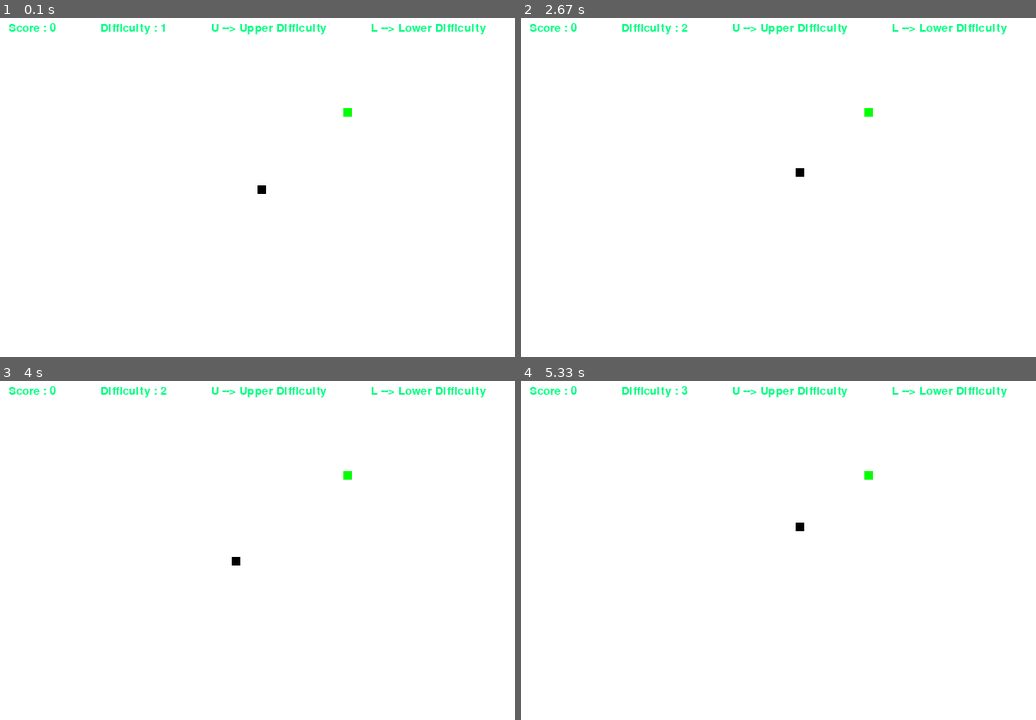
Above: before the commit, frames 1-4 (two rows, left to right).
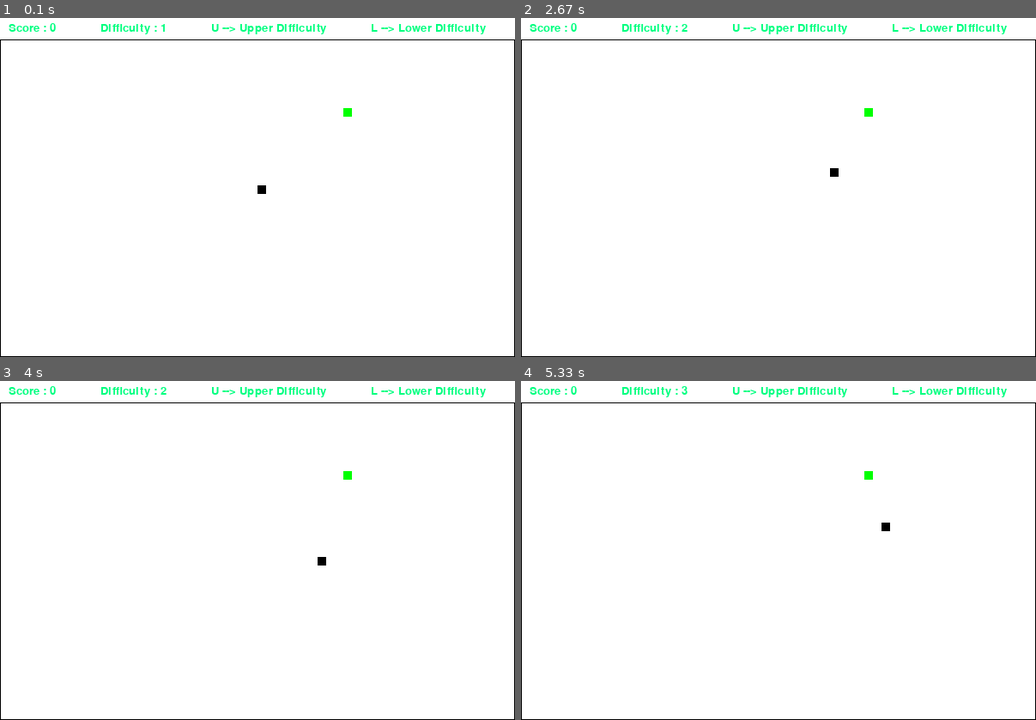
Above: after the commit, the same moments.

Repository: AldrinSaurovSarker/PyGame
Game: pygame game, started from Snake.py
The game is run twice, just before and just after one commit, with the same random seed, the same clock (stepped at 60 frames per second) and the same inputs.
Inputs:
- Up to frame 1 (0.1 s): no input
- Up to frame 2 (2.67 s): hold Right 0.33-0.8 s; hold Up 0.83-1.33 s; hold Right 1.37-2.1 s; hold Left from 2.13 s (still down); tap U at 2.28 s
- Up to frame 3 (4 s): release Left at 2.98 s; hold Down 3.02-3.58 s; hold Left from 3.62 s (still down)
- Up to frame 4 (5.33 s): release Left at 4.12 s; hold Up 4.15-4.62 s; tap U at 4.3 s; hold Right 4.65-5.28 s; hold Down from 5.32 s (still down)

The runs differ from the first frame. In frame 1, 0.8% of the frame differs, in the area x 0-100%, y 6-100%; in frame 2, 0.9%; in frame 3, 0.9%; in frame 4, 0.9%.

Commit message:
Update Snake.py

Diff:
--- a/Snake.py
+++ b/Snake.py
@@ -1,15 +1,23 @@
+# Needs to work on
+# 1. High Score Management
+# 2. Maze/Game Area of different shape
+# 3. Special Food disappearance
+
 import pygame
 import random
 
 pygame.init()
 
+# RGB Color codes used to color objects
 black = (0, 0, 0)
 white = (255, 255, 255)
 red = (255, 0, 0)
 green = (0, 255, 0)
+blue = (0, 0, 255)
 cyan = (0, 255, 127)
 orange = (255, 69, 0)
 
+# Setting Display Screen
 display_height, display_width = 400, 600
 win = pygame.display.set_mode((display_width, display_height))
 pygame.display.set_caption('Anaconda')
@@ -17,6 +25,7 @@
 pygame.display.update()
 
 
+# Display message on the screen
 def message(msg, color=black, font_style=None, font_size=30, position=(10, 10)):
     font = pygame.font.SysFont(font_style, font_size)
     m = font.render(msg, True, color)
@@ -24,30 +33,43 @@
 
 
 def GameLoop():
+    upper_border_height = 30
     run = True
     game_over = False
     score = 0
     eaten = 0
     difficulty = 1
+
+    # Snake
     snake_speed = difficulty * 3
     snake_block = 10
     snake_length = 1
+    run_direction = None
     snake_list = []
+
+    # Snake head and direction
     x, y = int(display_width / 2), int(display_height / 2)
     xm, ym = 0, 0
+
+    # Special Food
     sfx, sfy = -100, -100
     spc = False
+
+    # Food Coordinate
     fx = round(random.randrange(0, display_width, 10) / 10) * 10
     fy = round(random.randrange(0, display_height, 10) / 10) * 10
+
     clock = pygame.time.Clock()
 
     while run:
         while game_over:
-            message('Game Over', red, position=(display_width / 2.3, display_height / 2))
+            message('Game Over', red, position=(display_width / 2.3, display_height / 2 - 30))
+            message("Your Score : " + str(score), blue, position=(display_width / 2.4, display_height / 2))
             message("Press 'Q' to exit or 'C' to play again.",
                     green, position=(display_width / 3.8, display_height / 2 + 30))
             pygame.display.update()
 
+            # Key management
             for event in pygame.event.get():
                 if event.type == pygame.QUIT:
                     run = False
@@ -62,6 +84,7 @@
                         GameLoop()
 
         for event in pygame.event.get():
+            # Key management
             if event.type == pygame.QUIT:
                 run = False
             if event.type == pygame.KEYDOWN:
@@ -71,23 +94,30 @@
                 if event.key == pygame.K_l and difficulty > 1:
                     difficulty -= 1
                     snake_speed -= 3
-                if event.key == pygame.K_UP:
+                if event.key == pygame.K_UP and not run_direction == 'DOWN':
+                    run_direction = 'UP'
                     ym = -snake_block
                     xm = 0
-                elif event.key == pygame.K_DOWN:
+                elif event.key == pygame.K_DOWN and not run_direction == 'UP':
+                    run_direction = 'DOWN'
                     ym = snake_block
                     xm = 0
-                elif event.key == pygame.K_LEFT:
+                elif event.key == pygame.K_LEFT and not run_direction == 'RIGHT':
+                    run_direction = 'LEFT'
                     xm = -snake_block
                     ym = 0
-                elif event.key == pygame.K_RIGHT:
+                elif event.key == pygame.K_RIGHT and not run_direction == 'LEFT':
+                    run_direction = 'RIGHT'
                     xm = snake_block
                     ym = 0
 
         win.fill(white)
+
+        # Continuous running in a direction
         x += xm
         y += ym
 
+        # Snake collapse with it's own body
         for s in snake_list[:-1]:
             if s == (x, y):
                 game_over = True
@@ -98,34 +128,48 @@
         if len(snake_list) > snake_length:
             del snake_list[0]
 
+        # Generate Food
         if (fx, fy) in snake_list:
             score += difficulty
             snake_length += 1
             eaten += 1
             fx = round(random.randrange(0, display_width, 10) / 10) * 10
-            fy = round(random.randrange(0, display_height, 10) / 10) * 10
+            fy = round(random.randrange(upper_border_height, display_height, 10) / 10) * 10
 
+        # Special Food Eaten
         if sfx <= x <= sfx + 2 * snake_block and sfy <= y <= sfy + 2 * snake_block:
             score += 5 * difficulty
             spc = False
             sfx = -100
             sfy = -100
 
+        # Special Food Generate
         if eaten == 5 and not spc:
             eaten = 0
             spc = True
             sfx = round(random.randrange(0, display_width, 10) / 10) * 10
-            sfy = round(random.randrange(0, display_height, 10) / 10) * 10
+            sfy = round(random.randrange(upper_border_height, display_height, 10) / 10) * 10
 
-        if x < 0 or y < 0 or x > display_width or y > display_height:
+        # Snake Touches Border
+        if x < 0 or y < upper_border_height or x >= display_width or y >= display_height:
             game_over = True
             continue
 
+        # Draw Snake
         for s in snake_list:
             pygame.draw.rect(win, black, (s[0], s[1], snake_block, snake_block))
 
+        # Draw Game Border
+        pygame.draw.line(win, black, (0, upper_border_height), (display_width, upper_border_height))
+        pygame.draw.line(win, black, (0, upper_border_height), (0, display_height))
+        pygame.draw.line(win, black, (0, display_height-1), (display_width, display_height-1))
+        pygame.draw.line(win, black, (display_width-1, display_height-1), (display_width-1, upper_border_height))
+
+        # Draw Normal and Special Food
         pygame.draw.rect(win, orange, (sfx, sfy, snake_block * 3, snake_block * 3))
         pygame.draw.rect(win, green, (fx, fy, snake_block, snake_block))
+
+        # Display Top
         message('Score : ' + str(score) + "             Difficulty : " + str(difficulty) +
                 "             U --> Upper Difficulty" + "             L --> Lower Difficulty", cyan, font_size=20)
         pygame.display.update()
